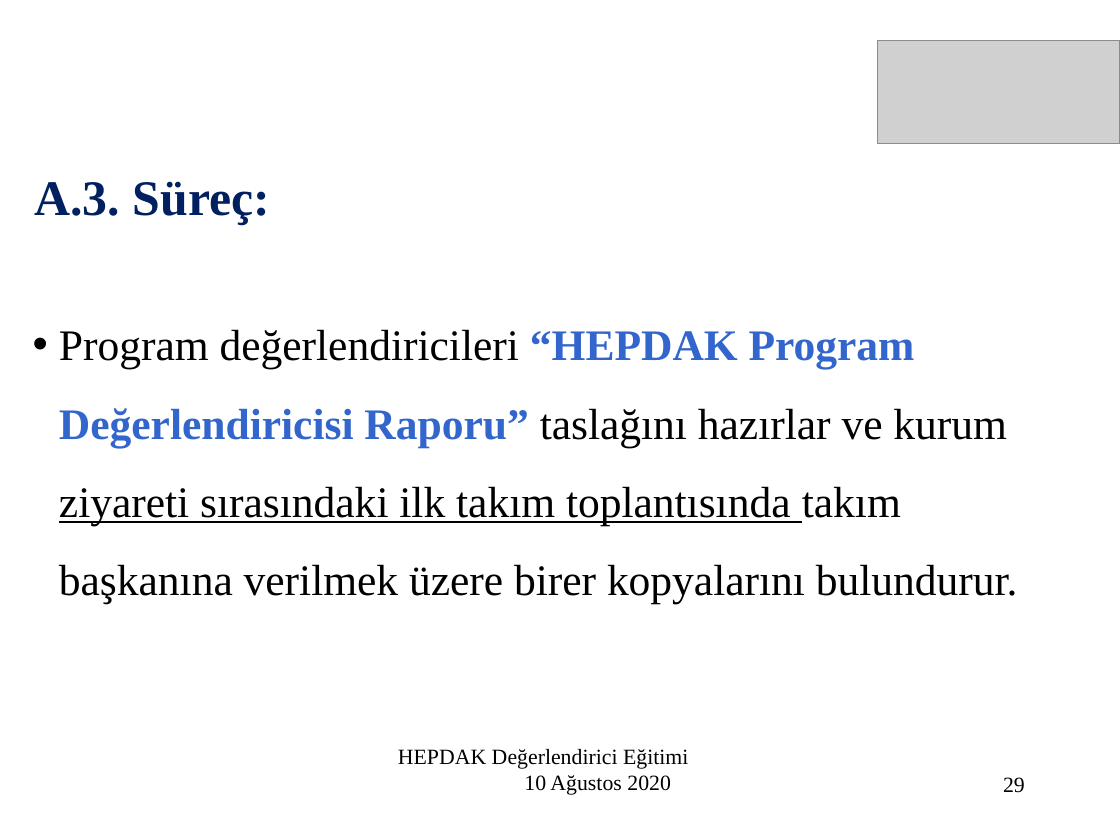
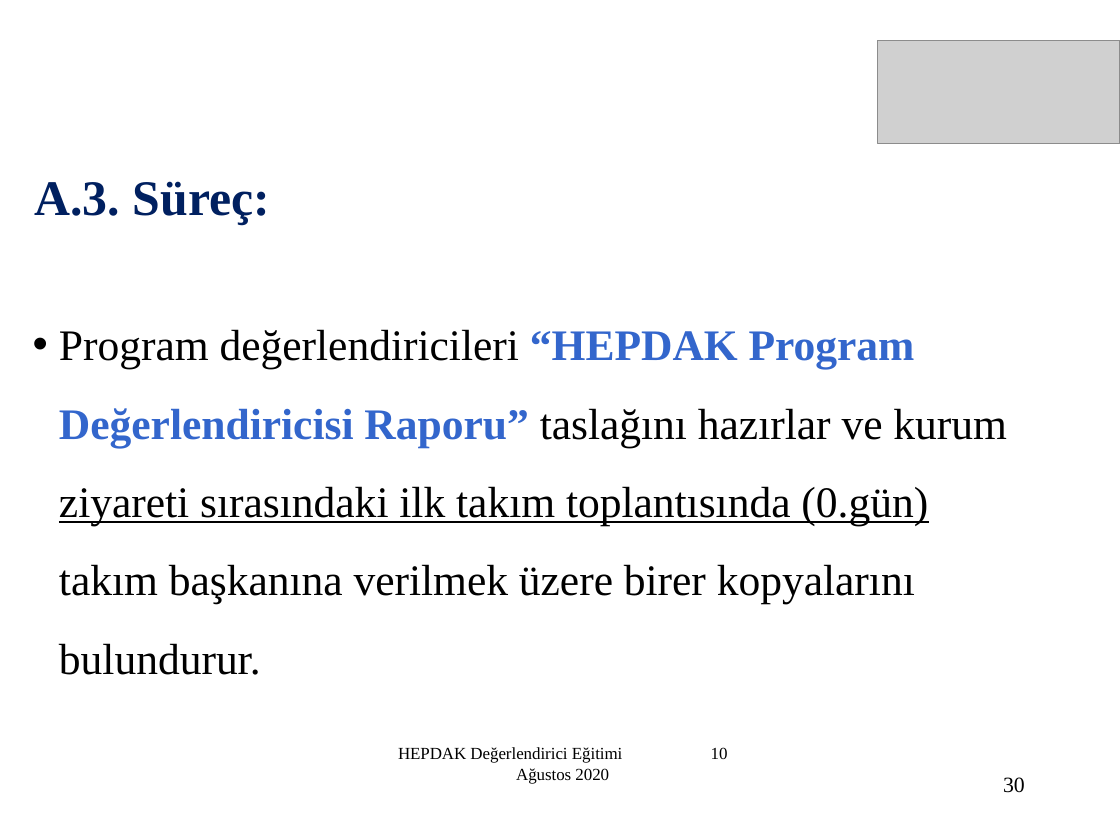
Before and after one commit to sametgolgeci/Hepdak-nextjs, a slide deck: slide 30 of public/doc/degerlendirici_egitim_5/5.ziyaret_oncesi_planlama.ppt (slide 29 before the commit). Drawn at 1120x840 pixels with LibreOffice and Linux fonts; fonts in the diff are those of the drawing; grey boxes stand for pictures. Boxes give left, top, right and bottom in pixels: in the first picture for what was removed or moved away, otherwise in the second. Text is boxed around its words. In the diff, an @@ line names an element or a change of style, - is before the commit and + after.

```diff
--- a/public/doc/degerlendirici_egitim_5/5.ziyaret_oncesi_planlama.ppt
+++ b/public/doc/degerlendirici_egitim_5/5.ziyaret_oncesi_planlama.ppt
@@ text at bbox=[59, 329, 1007, 675]: text changed @@
-• Program değerlendiricileri “HEPDAK Program Değerlendiricisi Raporu” taslağını hazırlar ve kurum ziyareti sırasındaki ilk takım toplantısında takım başkanına verilmek üzere birer kopyalarını bulundurur.
+• Program değerlendiricileri “HEPDAK Program Değerlendiricisi Raporu” taslağını hazırlar ve kurum ziyareti sırasındaki ilk takım toplantısında (0.gün) takım başkanına verilmek üzere birer kopyalarını bulundurur.
@@ text "HEPDAK Değerlendirici Eğitimi 10 Ağustos ..." at bbox=[398, 747, 623, 784]: size 14 to 10.8 pt @@
@@ page number at bbox=[1003, 777, 1025, 793]: text changed @@
-29
+30
```
Also in this commit, not shown: 36 other slides changed, 1 slide removed, 1 other file.
